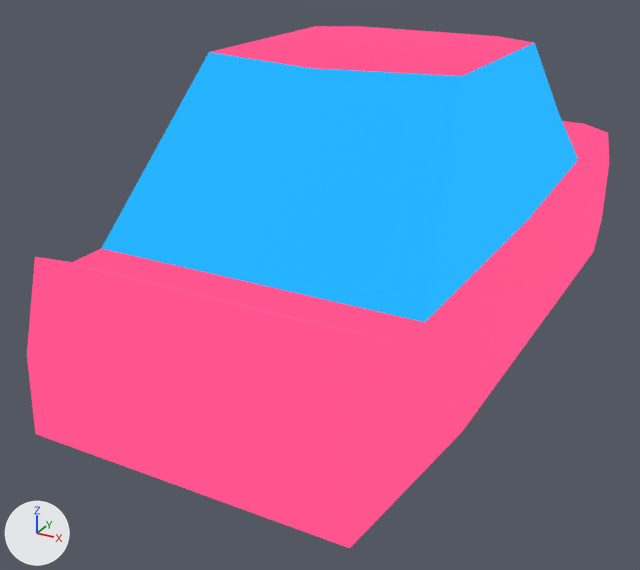
One commit to the glTF model rally_car_prototype_small.glb: the scene before it, then after it.
One viewpoint serves both versions: a camera (50 mm lens) standing at (2.39, -5.24, 4.05) and looking at (-0.27, -0.4, 1.63). Lighting does not change. The marker at lower left points along +X, +Y and +Z. Vertices at the same position are counted once.

Before the edit, the objects in view are built like this:
```python
me_cube_001 = bpy.data.meshes.new('Cube.001')
me_cube_001.from_pydata(...)  # 120 vertices, 236 faces; spans x -1.0..1.0, y -2.43..2.53, z 1.19..3.25
# faces by material slot: [194, 42]
me_cube_001.materials.append(mat_material_001)  # black #000000
me_cube_001.materials.append(mat_material_002)  # black #000000
# before: 73 (1.0, 2.43, 1.94) at pixel (609, 163)
ob_cube = bpy.data.objects.new('Cube', me_cube_001)
ob_cube.location = (0.0, 0.0, 0.0)
```
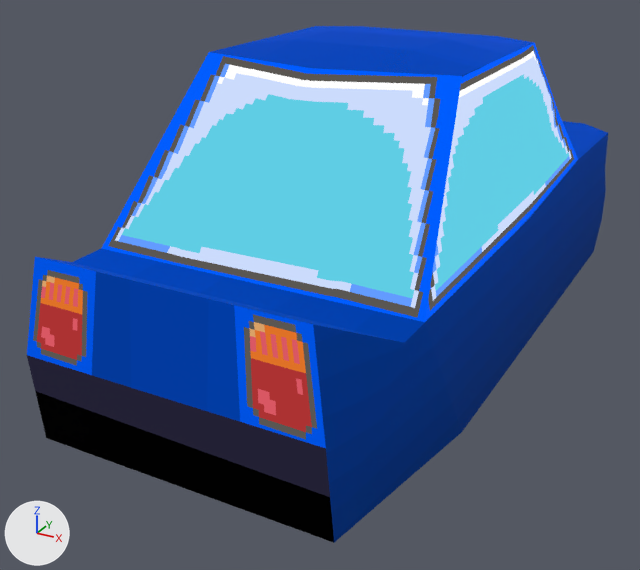
Commit message: added car skin (quick)

Edits to the scene script, one JSON object a line:
```json
{"op": "add", "block": "img_blue_car", "code": ["img_blue_car = load_image('blue_car', '_unpacked/blue_car', 64, 64, 'sRGB')"]}
{"op": "add", "block": "mat_textured", "code": ["mat_textured = bpy.data.materials.new('textured')", "# colours: black #000000", "# uses the picture img_blue_car"]}
{"block": "me_cube_001", "where": "# used by ob_cube; location = (0.0, 0.0, 0.0)"}
{"block": "me_cube_001", "where": "# verts and faces of me_cube_001; kept vertices keep their numbers, new ones are numbered from 120"}
{"op": "remove", "block": "me_cube_001", "code": "me_cube_001.from_pydata(...)  # 120 vertices, 236 faces; spans x -1.0..1.0, y -2.43..2.53, z 1.19..3.25"}
{"op": "add", "block": "me_cube_001", "code": "me_cube_001.from_pydata(...)  # 122 vertices, 240 faces; spans x -1.0..1.0, y -2.43..2.53, z 1.19..3.25"}
{"block": "me_cube_001", "change": "me_cube_001 part 1"}
{"block": "me_cube_001", "change": "1 vertex is removed from x 0.97, y -2.37, z 1.34"}
{"block": "me_cube_001", "change": "10 faces are deleted"}
{"block": "me_cube_001", "change": "1 vertex moves from x -0.97, y -2.37, z 1.34 to x -0.89, y -2.37, z 1.34"}
{"block": "me_cube_001", "change": "3 vertices are added at (0.89, -2.37, 1.34), (-0.44, -2.43, 1.89), (0.44, -2.43, 1.89)"}
{"block": "me_cube_001", "change": "14 new faces join them"}
{"block": "me_cube_001", "change": "me_cube_001 part 2"}
{"op": "add", "block": "me_cube_001", "code": "verts[73] = (1.0, 2.27, 1.94)  # moved, pixel (605, 168)"}
{"block": "me_cube_001", "change": "me_cube_001 part 3: 184 faces spanning x -1.0..1.0, y -2.43..2.53, z 1.19..3.25 switch from mat_material_001 (black #000000) to mat_textured"}
{"block": "me_cube_001", "change": "me_cube_001 part 4: 42 faces spanning x -1.0..1.0, y -1.68..1.2, z 2.19..3.19 switch from mat_material_002 (black #000000) to mat_textured"}
```

Changed parts and their boxes [x1, y1, x2, y2] in the pictures (640 x 570 px; the box of a moved part takes in the faces that stretch with it):
```json
{"object": "Cube", "change": "reshaped", "before": [27, 26, 609, 548], "after": [27, 26, 608, 543]}
{"part": 1, "of": "me_cube_001", "change": "moved or reshaped", "before": [27, 272, 462, 548], "after": [27, 272, 462, 543]}
{"part": 2, "of": "me_cube_001", "change": "moved or reshaped", "before": [562, 135, 609, 243], "after": [562, 135, 608, 243]}
{"part": 3, "of": "me_cube_001", "change": "recoloured", "before": [27, 26, 608, 485], "after": [27, 26, 608, 485], "on screen": "pink to blue"}
{"part": 4, "of": "me_cube_001", "change": "recoloured", "before": [102, 43, 578, 322], "after": [102, 43, 578, 322]}
```
